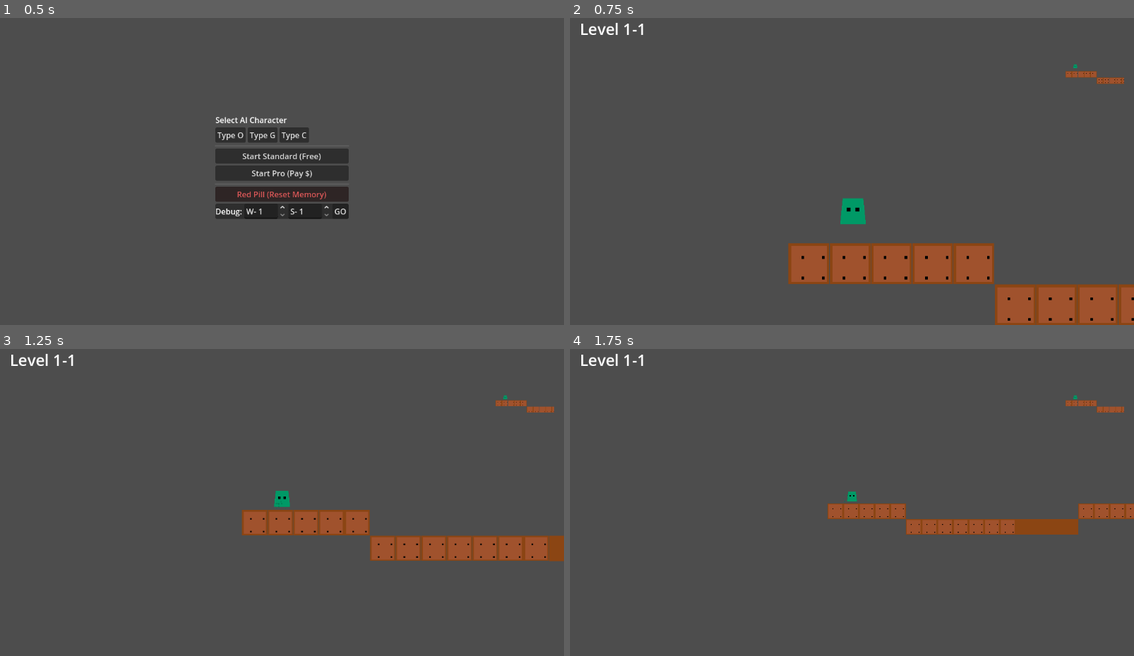
Above: before the commit, frames 1-4 (two rows, left to right).
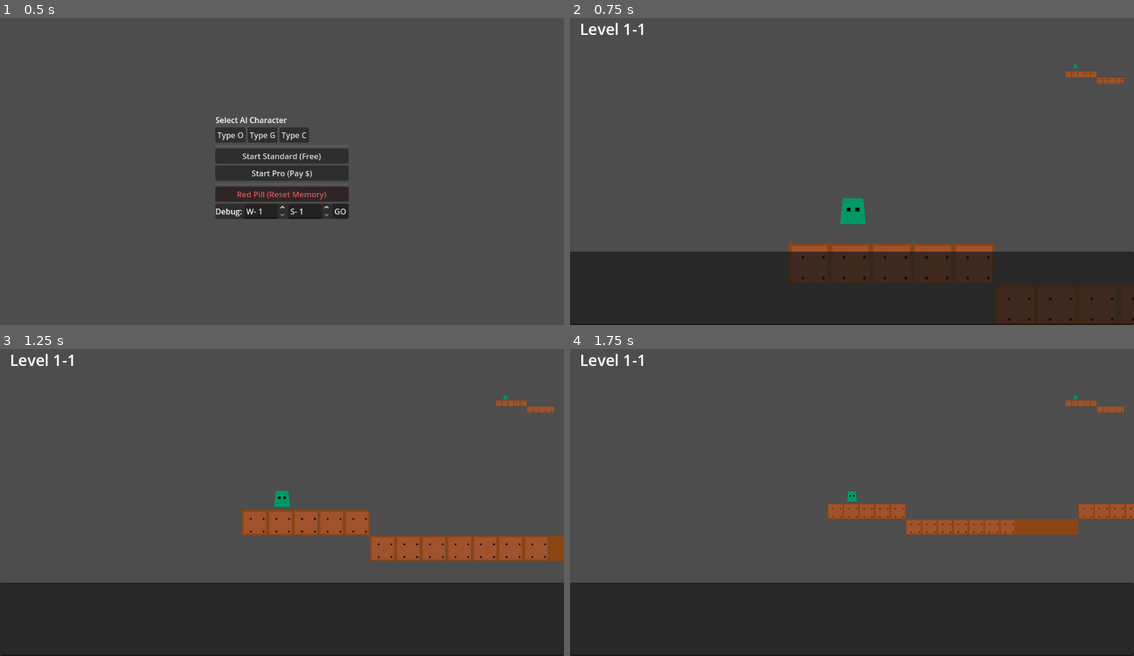
Above: after the commit, the same moments.

Repository: Naoki-kubo64/AI-Action
Game: Godot game, scene res://scenes/main_menu.tscn
Two runs of this game, one before a commit and one after it. Both use one fixed random seed, a clock stepped at 60 frames per second and the inputs below.
Inputs:
- Up to frame 1 (0.5 s): no input
- Up to frame 2 (0.75 s): click "Start Standard (Free)" at 0.5 s
- Up to frame 3 (1.25 s): no input
- Up to frame 4 (1.75 s): no input

Frame 1 is identical in both runs. In frame 2, 24% of the frame differs, in the area x 0-100%, y 76-100%; in frame 3, 24%; in frame 4, 24%.

Commit message:
fix: level load_steps counts and added debug log UI

Diff:
--- a/scenes/game.tscn
+++ b/scenes/game.tscn
@@ -179,6 +179,18 @@
 layout_mode = 2
 text = "Return to Menu"
 
+[node name="DebugLog" type="TextEdit" parent="CanvasLayer"]
+visible = true
+anchors_preset = 12
+anchor_top = 1.0
+anchor_right = 1.0
+anchor_bottom = 1.0
+offset_top = -150.0
+grow_horizontal = 2
+grow_vertical = 0
+editable = false
+wrap_mode = 1
+
 [connection signal="pressed" from="CanvasLayer/PromptInputUI/Panel/VBoxContainer/StartButton" to="CanvasLayer/PromptInputUI" method="_on_start_button_pressed"]
 [connection signal="pressed" from="CanvasLayer/RetryDialog/Panel/VBoxContainer/RetryStandard" to="CanvasLayer/RetryDialog" method="_on_retry_standard_pressed"]
 [connection signal="pressed" from="CanvasLayer/RetryDialog/Panel/VBoxContainer/RetryPro" to="CanvasLayer/RetryDialog" method="_on_retry_pro_pressed"]
--- a/scripts/controllers/game_controller.gd
+++ b/scripts/controllers/game_controller.gd
@@ -102,6 +102,8 @@
 		player.hit_hazard.connect(_on_player_hit_hazard)
 	if not player.hit_goal.is_connected(_on_player_hit_goal):
 		player.hit_goal.connect(_on_player_hit_goal)
+	if not player.debug_message.is_connected(_log):
+		player.debug_message.connect(_log)
 
 	_enter_preview_mode()
 	_setup_minimap()
@@ -152,18 +154,19 @@
 
 	# Load Level from Manager
 	var level_path = LevelManager.get_current_level_path()
-	print("[GameController] Attempting to load level: '", level_path, "'")
+	_log("[Game] Loading Level: " + level_path)
 
 	if not ResourceLoader.exists(level_path):
-		print("[GameController] Level file not found: ", level_path, ". Using Generator Fallback.")
+		_log("[Game] ERROR: File not found! Using Generator.")
 		var level_gen = $LevelGenerator
 		start_pos = level_gen.generate_level($LevelRoot)
 	else:
-		print("[GameController] Level found. Instantiating.")
+		_log("[Game] File found. Loading...")
 		var level_scene = load(level_path)
 		if level_scene:
 			var level_instance = level_scene.instantiate()
 			$LevelRoot.add_child(level_instance)
+			_log("[Game] Level Instantiated Successfully.")
 
 			# Find start pos
 			var start_node = level_instance.get_node_or_null("PlayerStart")
@@ -172,7 +175,7 @@
 			else:
 				start_pos = Vector2(100, 100) # Default
 		else:
-			print("[GameController] Failed to load level scene: ", level_path, ". Using Fallback.")
+			_log("[Game] CRITICAL: Load failed (null). Using Generator.")
 			var level_gen = $LevelGenerator
 			start_pos = level_gen.generate_level($LevelRoot)
 
@@ -356,3 +359,14 @@
 	retry_dialog.show_fail_dialog(reason)
 	# Trigger Memory Update
 	LLMService.request_summarization()
+
+func _input(event):
+	if event.is_action_pressed("toggle_debug"):
+		$CanvasLayer/DebugLog.visible = not $CanvasLayer/DebugLog.visible
+
+func _log(msg: String):
+	print(msg)
+	if has_node("CanvasLayer/DebugLog"):
+		var log_node = $CanvasLayer/DebugLog
+		log_node.text += msg + "\n"
+		log_node.scroll_vertical = INF # Auto scroll logic if needed, but TextEdit handles it mostly
--- a/scripts/controllers/player_controller.gd
+++ b/scripts/controllers/player_controller.gd
@@ -258,8 +258,10 @@
 
 signal hit_hazard
 signal hit_goal
+signal debug_message(msg: String)
 
 func _on_area_entered(area: Area2D):
+	debug_message.emit("Hit Area: " + area.name + " Groups: " + str(area.get_groups()))
 	if area.is_in_group("hazard"):
 		hit_hazard.emit()
 	elif area.is_in_group("goal"):
Not shown: 1 places in scenes/levels/Level_1-2.tscn that only renumber resources
Not shown: 1 places in scenes/levels/Level_1-3.tscn that only renumber resources
Not shown: 1 places in scenes/levels/Level_1-4.tscn that only renumber resources
